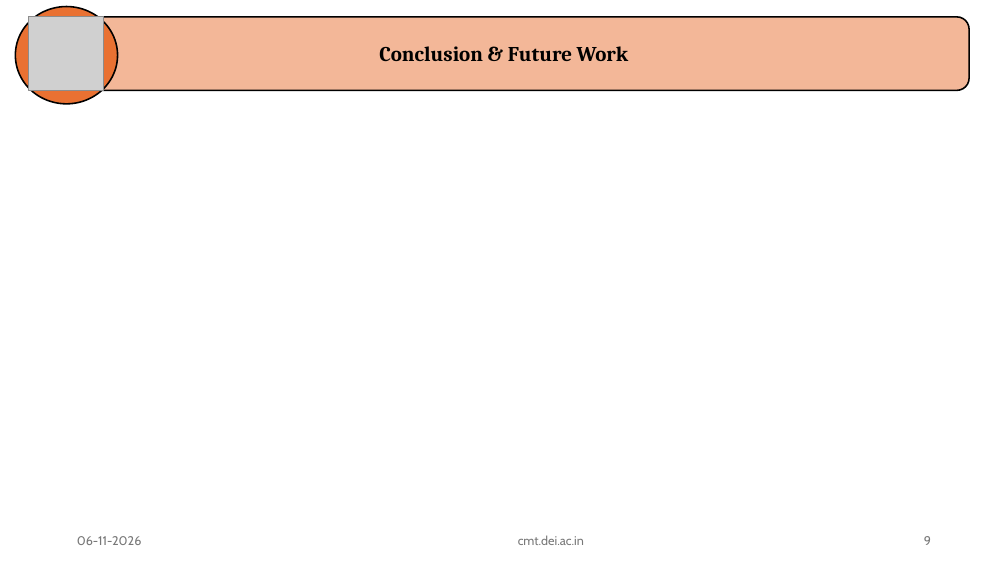
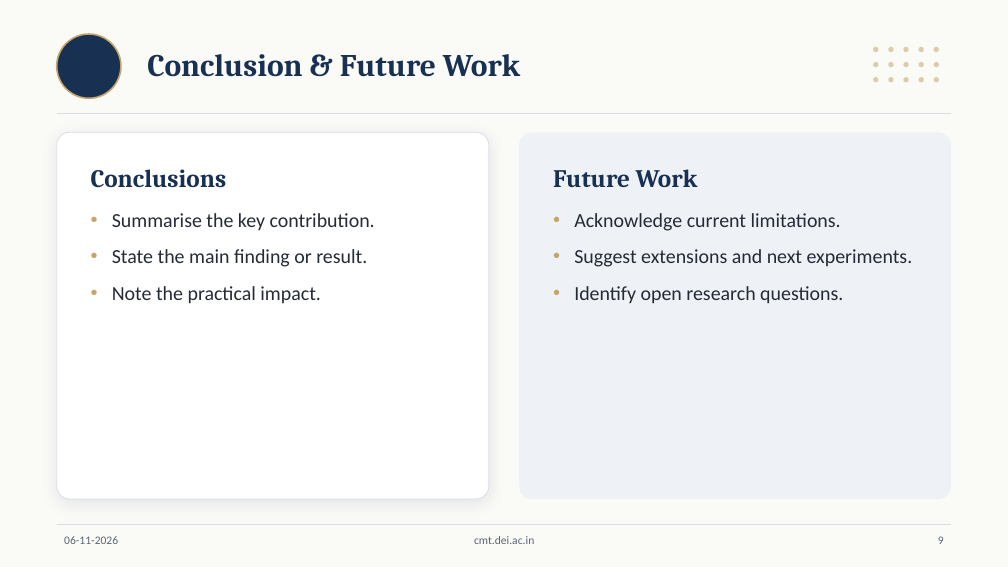
Before and after one commit to GurumaujSatsangi/ConfEase, a slide deck: slide 9 of public/OP_Template.pptx. Drawn at 1008x567 pixels with LibreOffice and Linux fonts; fonts in the diff are those of the drawing; grey boxes stand for pictures; background and template pictures are left out. Boxes give left, top, right and bottom in pixels: in the first picture for what was removed or moved away, otherwise in the second. Text is boxed around its words. In the diff, an @@ line names an element or a change of style, - is before the commit and + after.

```diff
--- a/public/OP_Template.pptx
+++ b/public/OP_Template.pptx
@@ background picture (left out) to #FAFAF7 @@
@@ ellipse removed at [15,7,117,104] @@
@@ picture removed at [29,16,104,90] @@
@@ rounded rectangle removed at [39,17,969,90] @@
@@ ellipse added at [57,34,121,98], fill #183153, outline #C6A56B 1.5 pt @@
@@ title "Conclusion & Future Work": place and size @@
-title "Conclusion & Future Work" at [379,46,629,62]
+title "Conclusion & Future Work" at [147,54,520,77]
@@ title "Conclusion & Future Work" at [147,54,520,77]: size 20 to 30 pt, text colour #000000 to #183153; alignment centre to left; vertical alignment bottom to middle @@
@@ group added at [873,47,939,82]: 15 ellipses @@
@@ line added from (57, 113) to (951, 113), #D9DEE6 0.75 pt @@
@@ rounded rectangle added at [57,132,489,499], fill #FFFFFF, outline #D9DEE6 0.75 pt @@
@@ rounded rectangle added at [520,132,952,499], fill #EEF1F5 @@
@@ text added at [91,169,375,304], 19 pt, text #252B36 @@
+Conclusions
+• Summarise the key contribution.
+• State the main finding or result.
+• Note the practical impact.
@@ text added at [553,169,913,304], 19 pt, text #252B36 @@
+Future Work
+• Acknowledge current limitations.
+• Suggest extensions and next experiments.
+• Identify open research questions.
@@ text "06-11-2026": place and size @@
-text "06-11-2026" at [77,536,142,545]
+text "06-11-2026" at [64,536,118,544]
@@ line added from (57, 524) to (951, 524), #D9DEE6 0.75 pt @@
@@ size 12 to 11 pt, font Cabin to Calibri, text colour #797979 to #5B6574 in 3 elements at [938,536,944,544], [64,536,118,544], [474,536,534,544] @@
@@ text "cmt.dei.ac.in": place and size @@
-text "cmt.dei.ac.in" at [518,535,584,545]
+text "cmt.dei.ac.in" at [474,536,534,544]
@@ page number: place and size @@
-page number at [924,536,931,545]
+page number at [938,536,944,544]
```
Also in this commit, not shown: 9 other slides changed, 2 other files.
